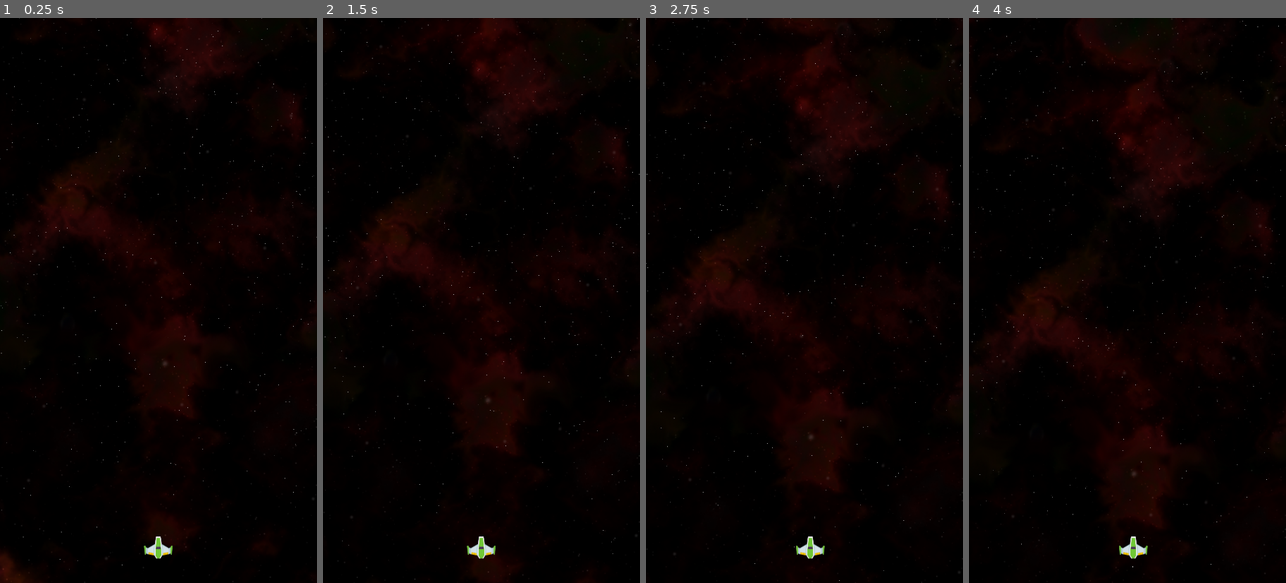
Above: before the commit, frames 1-4 (left to right).
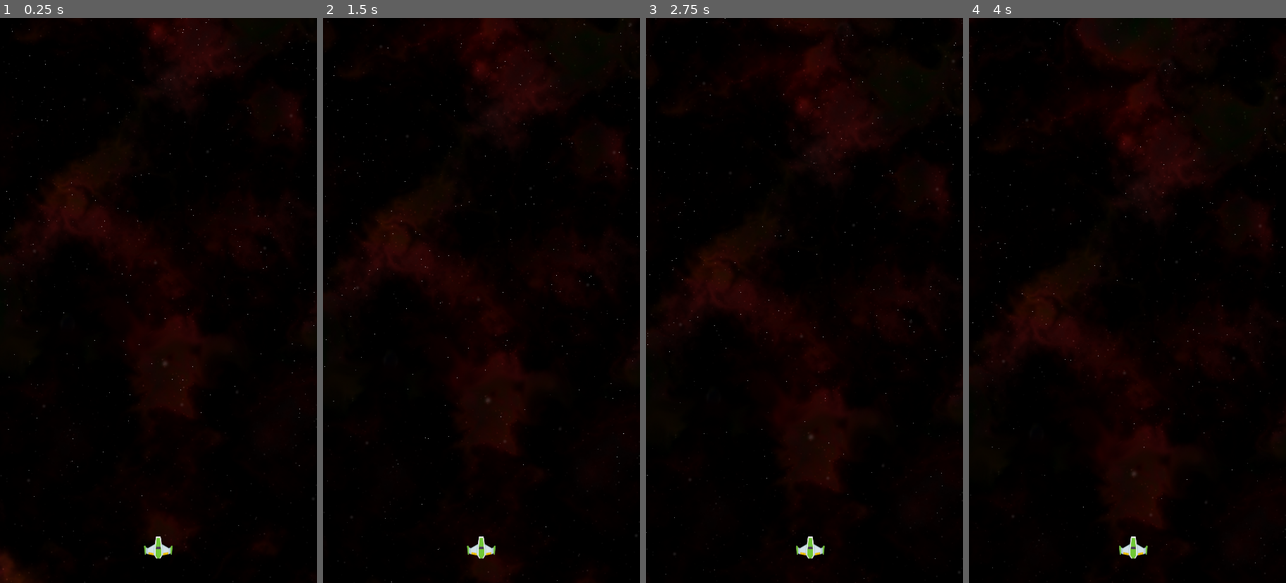
Above: after the commit, the same moments.

Repository: DeXoteric/eXcelunte_gd
Game: Godot game, scene res://scenes/game.tscn
Two runs of this game, one before a commit and one after it. Both use one fixed random seed, a clock stepped at 60 frames per second and the inputs below.
Inputs (mouse positions are in pixels of both pictures, inside the frame that each line leads up to):
- Up to frame 1 (0.25 s): no input
- Up to frame 2 (1.5 s): move the mouse to (551, 272) at 0.52 s; click (551, 272) at 0.67 s; move the mouse to (418, 328) at 1.27 s; click (418, 328) at 1.42 s
- Up to frame 3 (2.75 s): move the mouse to (836, 176) at 2.02 s; click (836, 176) at 2.17 s
- Up to frame 4 (4 s): move the mouse to (1111, 413) at 2.77 s; click (1111, 413) at 2.92 s; move the mouse to (1222, 385) at 3.52 s; click (1222, 385) at 3.67 s

The runs differ from the first frame. In frame 1, 0.2% of the frame differs, in the area x 0-100%, y 0-98%; in frame 2, 0.2%; in frame 3, 0.2%; in frame 4, 0.2%.

Commit message:
less stars

Diff:
--- a/eXcelunte/scenes/background.tscn
+++ b/eXcelunte/scenes/background.tscn
@@ -78,9 +78,8 @@
 
 position = Vector2( 540, -50 )
 rotation = 1.5708
-scale = Vector2( 1, 1 )
 emitting = true
-amount = 500
+amount = 300
 lifetime = 15.0
 one_shot = false
 preprocess = 15.0
--- a/eXcelunte/scenes/game.tscn
+++ b/eXcelunte/scenes/game.tscn
@@ -3,7 +3,7 @@
 [ext_resource path="res://scenes/background.tscn" type="PackedScene" id=1]
 [ext_resource path="res://scenes/player.tscn" type="PackedScene" id=2]
 
-[node name="game" type="Node" index="0"]
+[node name="game" type="Node"]
 
 [node name="background" parent="." index="0" instance=ExtResource( 1 )]
 
--- a/eXcelunte/scenes/player.tscn
+++ b/eXcelunte/scenes/player.tscn
@@ -7,7 +7,6 @@
 
 [node name="kinematic_body_2d" type="KinematicBody2D" parent="." index="0"]
 
-scale = Vector2( 1, 1 )
 input_pickable = false
 collision_layer = 1
 collision_mask = 1
